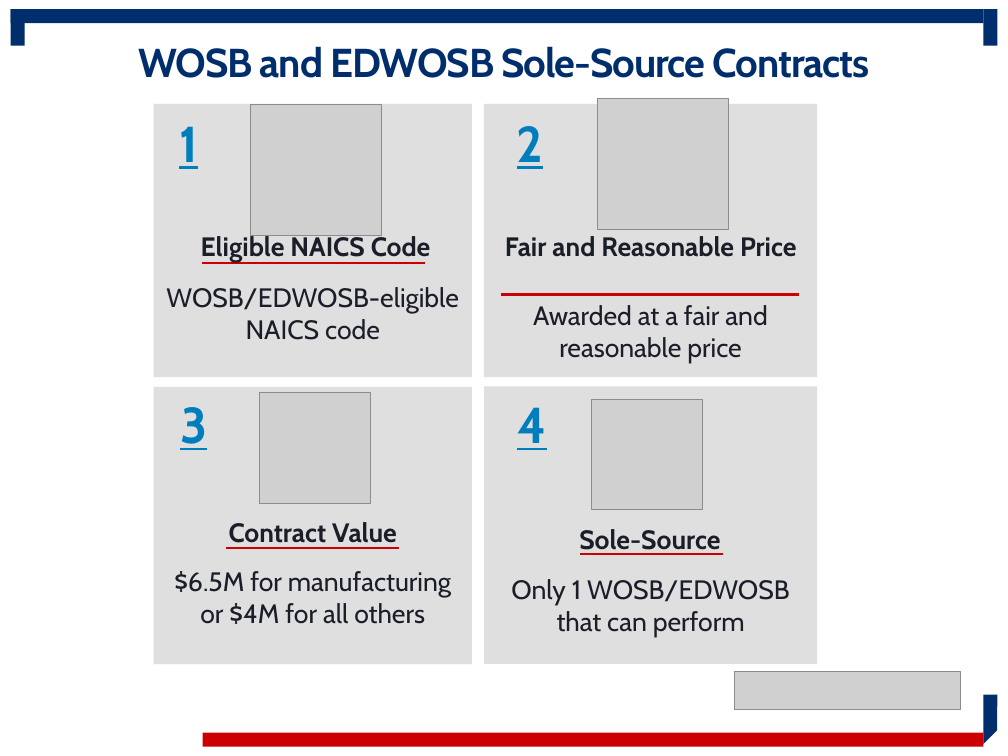
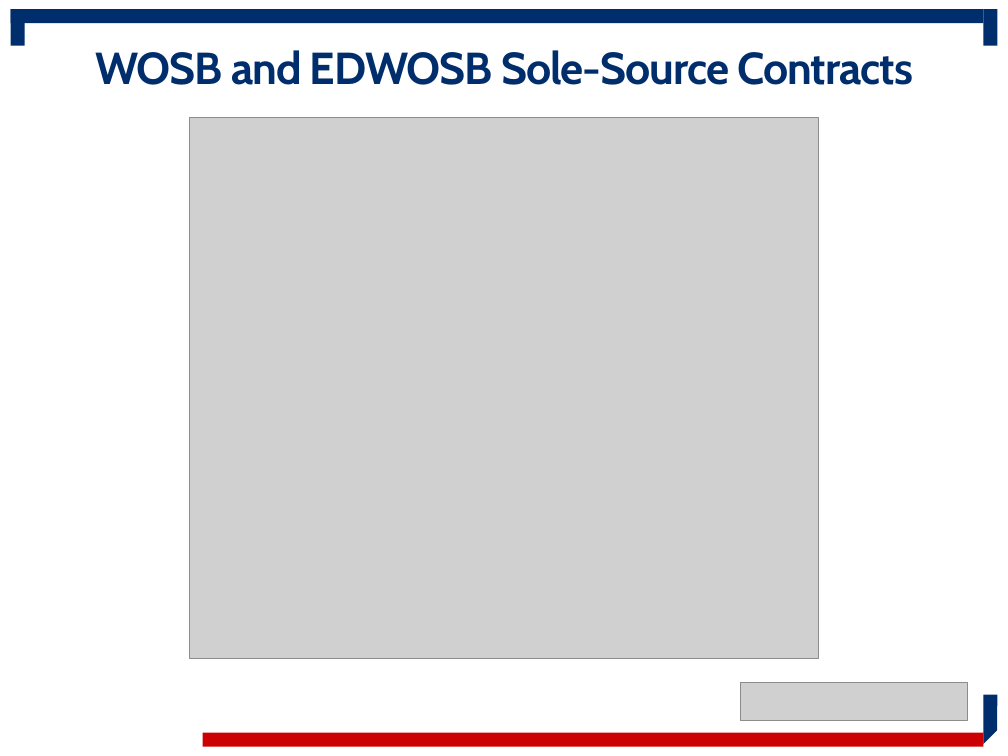
Before and after one commit to USSBA/brand, a slide deck: slide 29 of assets/sba/resource-partners/WOSB-ProgramOverview.pptx (slide 17 before the commit). Drawn at 1008x756 pixels with LibreOffice and Linux fonts; fonts in the diff are those of the drawing; grey boxes stand for pictures; background and template pictures are left out. Boxes give left, top, right and bottom in pixels: in the first picture for what was removed or moved away, otherwise in the second. Text is boxed around its words. In the diff, an @@ line names an element or a change of style, - is before the commit and + after.

```diff
--- a/assets/sba/resource-partners/WOSB-ProgramOverview.pptx
+++ b/assets/sba/resource-partners/WOSB-ProgramOverview.pptx
@@ title "WOSB and EDWOSB Sole-Source Contracts" at bbox=[95, 50, 913, 85]: size 28.8 to 32 pt @@
@@ picture added at bbox=[190, 118, 818, 659] @@
@@ group removed at bbox=[153, 98, 817, 664]: 12 texts, 4 rectangles, 4 lines, 4 pictures @@
-Only 1 WOSB/EDWOSB that can perform
-Sole-Source
-4
-  $6.5M for manufacturing or $4M for all others
-Contract Value
-3
-  Awarded at a fair and reasonable price
-Fair and Reasonable Price
-2
-  WOSB/EDWOSB-eligible NAICS code
-Eligible NAICS Code
-1
@@ picture: place and size @@
-picture at bbox=[734, 671, 961, 709]
+picture at bbox=[741, 682, 968, 720]
```
Also in this commit, not shown: 13 other slides changed, 21 slides added, 7 slides removed, 1 other file.
